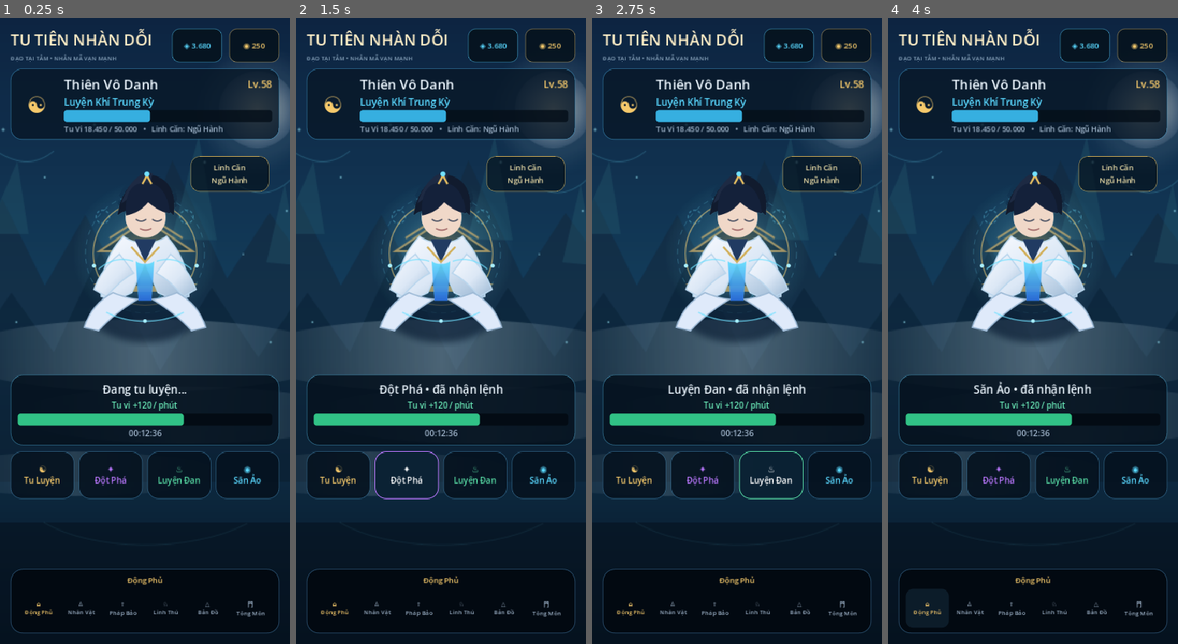
Above: before the commit, frames 1-4 (left to right).
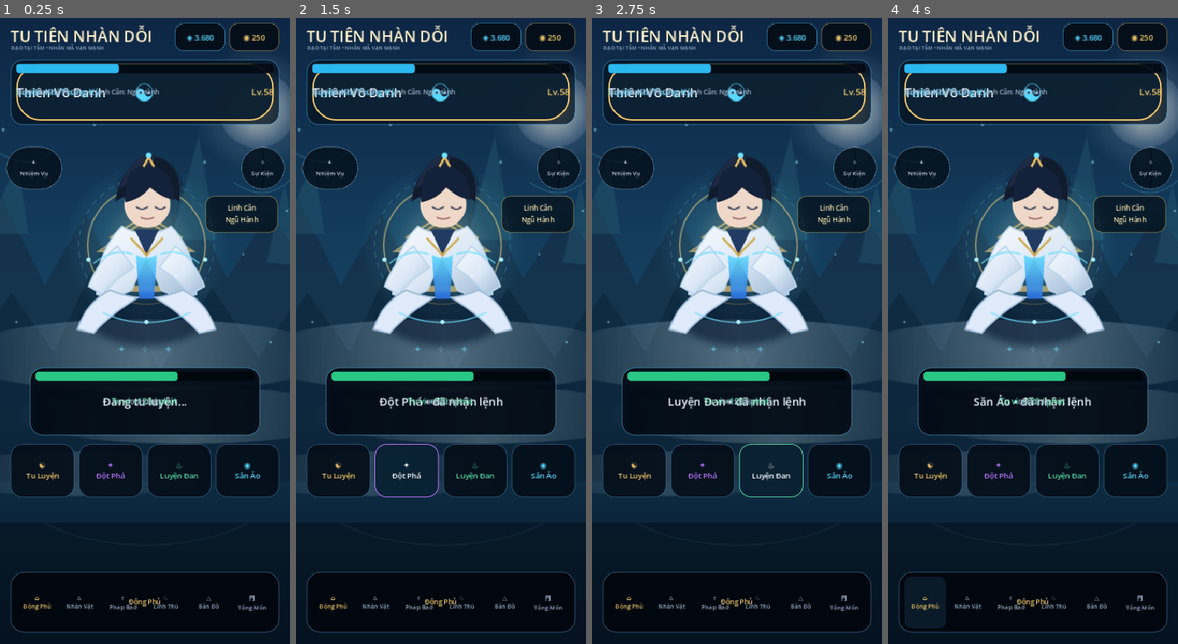
Above: after the commit, the same moments.

Repository: vuanhtuan161094-byte/tutiennhandoi
Game: Godot game, scene res://scenes/main/main.tscn
Same seed, same stepped clock (60 frames per second), same inputs: the game is played once before the commit and once after it.
Inputs:
- Up to frame 1 (0.25 s): no input
- Up to frame 2 (1.5 s): click "☯ Tu Luyện" at 0.5 s; click "✦ Đột Phá" at 1.25 s
- Up to frame 3 (2.75 s): click "♨ Luyện Đan" at 2 s
- Up to frame 4 (4 s): click "◉ Săn Ảo" at 2.75 s; click "⌂ Động Phủ" at 3.5 s

The runs differ from the first frame. In frame 1, 25% of the frame differs, in the area x 1-99%, y 0-99%; in frame 2, 26%; in frame 3, 26%; in frame 4, 26%.

Commit message:
ui(godot): rebuild home as portrait overlay composition

Diff:
--- a/godot/scripts/main/main.gd
+++ b/godot/scripts/main/main.gd
@@ -4,13 +4,11 @@
 const CULTIVATOR := preload("res://art/generated/home_cultivator_v1.svg")
 
 const GOLD := Color("f5c96b")
-const GOLD_DIM := Color("b88b45")
 const CYAN := Color("59d8ff")
 const MINT := Color("68e6b5")
 const TEXT := Color("edf7ff")
 const MUTED := Color("9eb3c9")
-const INK := Color("061321")
-const PANEL := Color(0.018, 0.055, 0.10, 0.86)
+const PANEL := Color(0.012, 0.045, 0.085, 0.82)
 
 var status_label: Label
 var route_label: Label
@@ -32,158 +30,161 @@
 
 	var veil := ColorRect.new()
 	veil.set_anchors_and_offsets_preset(Control.PRESET_FULL_RECT)
-	veil.color = Color(0.01, 0.04, 0.08, 0.18)
+	veil.color = Color(0.0, 0.025, 0.055, 0.10)
 	veil.mouse_filter = Control.MOUSE_FILTER_IGNORE
 	add_child(veil)
 
-	var safe := MarginContainer.new()
-	safe.set_anchors_and_offsets_preset(Control.PRESET_FULL_RECT)
-	safe.add_theme_constant_override("margin_left", 14)
-	safe.add_theme_constant_override("margin_right", 14)
-	safe.add_theme_constant_override("margin_top", 16)
-	safe.add_theme_constant_override("margin_bottom", 14)
-	add_child(safe)
-
-	var page := VBoxContainer.new()
-	page.add_theme_constant_override("separation", 8)
-	safe.add_child(page)
-
-	page.add_child(_top_bar())
-	page.add_child(_hero_card())
-	page.add_child(_stage())
-	page.add_child(_cultivation_card())
-	page.add_child(_action_row())
-
-	var flex := Control.new()
-	flex.size_flags_vertical = Control.SIZE_EXPAND_FILL
-	page.add_child(flex)
-	page.add_child(_nav())
-
-func _top_bar() -> Control:
-	var row := HBoxContainer.new()
-	row.custom_minimum_size = Vector2(0, 42)
-	row.add_theme_constant_override("separation", 9)
-
-	var brand := VBoxContainer.new()
-	brand.size_flags_horizontal = Control.SIZE_EXPAND_FILL
-	brand.add_child(_label("TU TIÊN NHÀN DỖI", 21, Color("fff0c8")))
-	brand.add_child(_label("ĐẠO TẠI TÂM • NHÂN MÃ VẠN MẠNH", 8, Color(0.72, 0.83, 0.92, 0.72)))
-	row.add_child(brand)
-
-	row.add_child(_resource_pill("◈ 3.680", CYAN))
-	row.add_child(_resource_pill("◉ 250", GOLD))
-	return row
-
-func _hero_card() -> Control:
-	var box := _glass_panel(Color(0.03, 0.09, 0.15, 0.80), 15, Color(0.25, 0.60, 0.78, 0.42))
-	var row := HBoxContainer.new()
-	row.add_theme_constant_override("separation", 10)
-
-	var portrait := Label.new()
-	portrait.text = "☯"
-	portrait.custom_minimum_size = Vector2(52, 52)
-	portrait.horizontal_alignment = HORIZONTAL_ALIGNMENT_CENTER
-	portrait.vertical_alignment = VERTICAL_ALIGNMENT_CENTER
-	portrait.add_theme_font_size_override("font_size", 30)
-	portrait.add_theme_color_override("font_color", GOLD)
-	row.add_child(portrait)
-
-	var data := VBoxContainer.new()
-	data.size_flags_horizontal = Control.SIZE_EXPAND_FILL
-	data.add_theme_constant_override("separation", 2)
-
-	var title := HBoxContainer.new()
-	var name := _label("Thiên Vô Danh", 18, TEXT)
-	name.size_flags_horizontal = Control.SIZE_EXPAND_FILL
-	title.add_child(name)
-	title.add_child(_label("Lv.58", 13, GOLD))
-	data.add_child(title)
-	data.add_child(_label("Luyện Khí Trung Kỳ", 13, CYAN))
+	_build_brand()
+	_build_profile()
+	_build_stage()
+	_build_cultivation()
+	_build_actions()
+	_build_nav()
+
+func _build_brand() -> void:
+	var title := _label("TU TIÊN NHÀN DỖI", 21, Color("fff1c9"))
+	title.position = Vector2(14, 11)
+	title.size = Vector2(215, 26)
+	add_child(title)
+
+	var sub := _label("ĐẠO TẠI TÂM • NHÂN MÃ VẠN MẠNH", 7, Color(0.75, 0.86, 0.94, 0.72))
+	sub.position = Vector2(15, 37)
+	sub.size = Vector2(205, 12)
+	add_child(sub)
+
+	var jade := _resource_pill("◈ 3.680", CYAN)
+	jade.position = Vector2(235, 9)
+	jade.size = Vector2(68, 38)
+	add_child(jade)
+
+	var coin := _resource_pill("◉ 250", GOLD)
+	coin.position = Vector2(308, 9)
+	coin.size = Vector2(68, 38)
+	add_child(coin)
+
+func _build_profile() -> void:
+	var box := _glass_panel(Color(0.02, 0.075, 0.125, 0.77), 16, Color(0.28, 0.67, 0.88, 0.46))
+	box.position = Vector2(14, 58)
+	box.size = Vector2(362, 88)
+	add_child(box)
+
+	var avatar := PanelContainer.new()
+	avatar.position = Vector2(10, 10)
+	avatar.size = Vector2(62, 62)
+	avatar.add_theme_stylebox_override("panel", _flat(Color(0.05, 0.13, 0.20, 0.95), 31, GOLD, 2))
+	var avatar_label := _label("☯", 32, CYAN)
+	avatar_label.horizontal_alignment = HORIZONTAL_ALIGNMENT_CENTER
+	avatar_label.vertical_alignment = VERTICAL_ALIGNMENT_CENTER
+	avatar.add_child(avatar_label)
+	box.add_child(avatar)
+
+	var name := _label("Thiên Vô Danh", 17, TEXT)
+	name.position = Vector2(82, 9)
+	name.size = Vector2(200, 22)
+	box.add_child(name)
+
+	var lv := _label("Lv.58", 12, GOLD)
+	lv.position = Vector2(300, 10)
+	lv.size = Vector2(48, 20)
+	lv.horizontal_alignment = HORIZONTAL_ALIGNMENT_RIGHT
+	box.add_child(lv)
+
+	var realm := _label("Luyện Khí Trung Kỳ", 12, CYAN)
+	realm.position = Vector2(82, 30)
+	realm.size = Vector2(180, 18)
+	box.add_child(realm)
 
 	var p := ProgressBar.new()
+	p.position = Vector2(82, 51)
+	p.size = Vector2(266, 9)
 	p.max_value = 50000
 	p.value = 18450
 	p.show_percentage = false
-	p.custom_minimum_size = Vector2(0, 8)
-	p.add_theme_stylebox_override("background", _flat(Color(0.02, 0.06, 0.10, 0.85), 4))
-	p.add_theme_stylebox_override("fill", _flat(Color(0.22, 0.72, 0.92, 0.95), 4))
-	data.add_child(p)
-	data.add_child(_label("Tu Vi 18.450 / 50.000   •   Linh Căn: Ngũ Hành", 10, MUTED))
-	row.add_child(data)
-
-	box.add_child(row)
-	return box
-
-func _stage() -> Control:
-	var stage := Control.new()
-	stage.custom_minimum_size = Vector2(0, 300)
-	stage.clip_contents = false
-
-	var halo := Label.new()
-	halo.text = "◌     ✦     ◌\n\n\n      ✧"
-	halo.set_anchors_preset(Control.PRESET_FULL_RECT)
-	halo.horizontal_alignment = HORIZONTAL_ALIGNMENT_CENTER
-	halo.vertical_alignment = VERTICAL_ALIGNMENT_CENTER
-	halo.add_theme_font_size_override("font_size", 25)
-	halo.add_theme_color_override("font_color", Color(0.42, 0.88, 1.0, 0.40))
-	halo.mouse_filter = Control.MOUSE_FILTER_IGNORE
-	stage.add_child(halo)
-
-	var center := CenterContainer.new()
-	center.set_anchors_and_offsets_preset(Control.PRESET_FULL_RECT)
-	center.mouse_filter = Control.MOUSE_FILTER_IGNORE
+	p.add_theme_stylebox_override("background", _flat(Color(0.01, 0.04, 0.075, 0.95), 4))
+	p.add_theme_stylebox_override("fill", _flat(Color(0.17, 0.72, 0.94, 1.0), 4))
+	box.add_child(p)
+
+	var meta := _label("Tu Vi 18.450 / 50.000   •   Linh Căn: Ngũ Hành", 9, MUTED)
+	meta.position = Vector2(82, 65)
+	meta.size = Vector2(270, 15)
+	box.add_child(meta)
+
+func _build_stage() -> void:
 	var hero := TextureRect.new()
 	hero.texture = CULTIVATOR
-	hero.custom_minimum_size = Vector2(220, 282)
+	hero.position = Vector2(72, 151)
+	hero.size = Vector2(246, 326)
 	hero.expand_mode = TextureRect.EXPAND_IGNORE_SIZE
 	hero.stretch_mode = TextureRect.STRETCH_KEEP_ASPECT_CENTERED
 	hero.mouse_filter = Control.MOUSE_FILTER_IGNORE
-	center.add_child(hero)
-	stage.add_child(center)
-
-	var realm := _glass_panel(Color(0.02, 0.07, 0.11, 0.70), 12, Color(0.87, 0.70, 0.32, 0.45))
-	realm.set_anchors_preset(Control.PRESET_TOP_RIGHT)
-	realm.position = Vector2(-120, 14)
-	realm.size = Vector2(106, 48)
-	var realm_text := _label("Linh Căn\nNgũ Hành", 10, Color("e9dba6"))
-	realm_text.horizontal_alignment = HORIZONTAL_ALIGNMENT_CENTER
-	realm.add_child(realm_text)
-	stage.add_child(realm)
-
-	return stage
-
-func _cultivation_card() -> Control:
-	var box := _glass_panel(Color(0.02, 0.07, 0.12, 0.88), 16, Color(0.26, 0.58, 0.72, 0.46))
-	var col := VBoxContainer.new()
-	col.add_theme_constant_override("separation", 3)
+	add_child(hero)
+
+	var left_note := _side_chip("✦\nNhiệm Vụ")
+	left_note.position = Vector2(8, 175)
+	left_note.size = Vector2(58, 58)
+	add_child(left_note)
+
+	var right_note := _side_chip("✧\nSự Kiện")
+	right_note.position = Vector2(324, 175)
+	right_note.size = Vector2(58, 58)
+	add_child(right_note)
+
+	var root_chip := _glass_panel(Color(0.015, 0.06, 0.095, 0.72), 12, Color(0.83, 0.69, 0.32, 0.44))
+	root_chip.position = Vector2(276, 241)
+	root_chip.size = Vector2(98, 50)
+	var root_text := _label("Linh Căn\nNgũ Hành", 9, Color("f0dfaa"))
+	root_text.horizontal_alignment = HORIZONTAL_ALIGNMENT_CENTER
+	root_text.vertical_alignment = VERTICAL_ALIGNMENT_CENTER
+	root_chip.add_child(root_text)
+	add_child(root_chip)
+
+	var aura_text := _label("✦      ✧      ✦", 13, Color(0.43, 0.88, 1.0, 0.55))
+	aura_text.position = Vector2(110, 438)
+	aura_text.size = Vector2(170, 18)
+	aura_text.horizontal_alignment = HORIZONTAL_ALIGNMENT_CENTER
+	add_child(aura_text)
+
+func _build_cultivation() -> void:
+	var box := _glass_panel(Color(0.008, 0.038, 0.073, 0.90), 17, Color(0.28, 0.62, 0.80, 0.52))
+	box.position = Vector2(40, 472)
+	box.size = Vector2(310, 92)
+	add_child(box)
 
 	status_label = _label("Đang tu luyện...", 15, TEXT)
+	status_label.position = Vector2(12, 9)
+	status_label.size = Vector2(286, 20)
 	status_label.horizontal_alignment = HORIZONTAL_ALIGNMENT_CENTER
-	col.add_child(status_label)
+	box.add_child(status_label)
 
 	var rate := _label("Tu vi +120 / phút", 11, MINT)
+	rate.position = Vector2(12, 30)
+	rate.size = Vector2(286, 16)
 	rate.horizontal_alignment = HORIZONTAL_ALIGNMENT_CENTER
-	col.add_child(rate)
+	box.add_child(rate)
 
 	var p := ProgressBar.new()
+	p.position = Vector2(14, 52)
+	p.size = Vector2(282, 8)
 	p.max_value = 100
 	p.value = 63
 	p.show_percentage = false
-	p.custom_minimum_size = Vector2(0, 7)
-	p.add_theme_stylebox_override("background", _flat(Color(0.01, 0.04, 0.07, 0.9), 4))
-	p.add_theme_stylebox_override("fill", _flat(Color(0.20, 0.80, 0.55, 0.95), 4))
-	col.add_child(p)
-
-	var time := _label("00:12:36", 11, MUTED)
+	p.add_theme_stylebox_override("background", _flat(Color(0.0, 0.025, 0.05, 0.94), 4))
+	p.add_theme_stylebox_override("fill", _flat(Color(0.16, 0.78, 0.52, 1.0), 4))
+	box.add_child(p)
+
+	var time := _label("00:12:36", 10, MUTED)
+	time.position = Vector2(12, 66)
+	time.size = Vector2(286, 15)
 	time.horizontal_alignment = HORIZONTAL_ALIGNMENT_CENTER
-	col.add_child(time)
-
-	box.add_child(col)
-	return box
-
-func _action_row() -> Control:
+	box.add_child(time)
+
+func _build_actions() -> void:
 	var row := HBoxContainer.new()
+	row.position = Vector2(14, 575)
+	row.size = Vector2(362, 72)
 	row.add_theme_constant_override("separation", 6)
+	add_child(row)
+
 	for data in [
 		["☯", "Tu Luyện", &"cultivate", GOLD],
 		["✦", "Đột Phá", &"breakthrough", Color("bb77ff")],
@@ -193,28 +194,34 @@
 		var b := Button.new()
 		b.text = "%s\n%s" % [data[0], data[1]]
 		b.size_flags_horizontal = Control.SIZE_EXPAND_FILL
-		b.custom_minimum_size = Vector2(0, 64)
-		b.add_theme_font_size_override("font_size", 11)
+		b.custom_minimum_size = Vector2(0, 72)
+		b.add_theme_font_size_override("font_size", 10)
 		b.add_theme_color_override("font_color", data[3])
 		b.add_theme_color_override("font_hover_color", Color.WHITE)
-		b.add_theme_stylebox_override("normal", _flat(Color(0.02, 0.07, 0.12, 0.90), 14, Color(0.18, 0.37, 0.50, 0.72), 1))
-		b.add_theme_stylebox_override("hover", _flat(Color(0.04, 0.13, 0.20, 0.96), 14, data[3], 1))
-		b.add_theme_stylebox_override("pressed", _flat(Color(0.03, 0.09, 0.15, 1.0), 14, GOLD, 2))
+		b.add_theme_stylebox_override("normal", _flat(Color(0.015, 0.055, 0.095, 0.92), 15, Color(0.18, 0.37, 0.50, 0.72), 1))
+		b.add_theme_stylebox_override("hover", _flat(Color(0.035, 0.13, 0.20, 0.98), 15, data[3], 1))
+		b.add_theme_stylebox_override("pressed", _flat(Color(0.025, 0.09, 0.15, 1.0), 15, GOLD, 2))
 		b.pressed.connect(AppState.request_cultivation_action.bind(data[2]))
 		row.add_child(b)
-	return row
-
-func _nav() -> Control:
-	var box := _glass_panel(Color(0.01, 0.035, 0.065, 0.96), 16, Color(0.22, 0.40, 0.55, 0.55))
-	var col := VBoxContainer.new()
-	col.add_theme_constant_override("separation", 5)
-
-	route_label = _label("Động Phủ", 10, GOLD)
+
+func _build_nav() -> void:
+	var box := _glass_panel(Color(0.005, 0.028, 0.055, 0.97), 18, Color(0.23, 0.43, 0.58, 0.62))
+	box.position = Vector2(14, 747)
+	box.size = Vector2(362, 82)
+	add_child(box)
+
+	route_label = _label("Động Phủ", 9, GOLD)
+	route_label.position = Vector2(12, 5)
+	route_label.size = Vector2(338, 15)
 	route_label.horizontal_alignment = HORIZONTAL_ALIGNMENT_CENTER
-	col.add_child(route_label)
+	box.add_child(route_label)
 
 	var row := HBoxContainer.new()
+	row.position = Vector2(8, 24)
+	row.size = Vector2(346, 50)
 	row.add_theme_constant_override("separation", 1)
+	box.add_child(row)
+
 	for data in [
 		["⌂", "Động Phủ", &"home"], ["♙", "Nhân Vật", &"character"],
 		["†", "Pháp Bảo", &"artifacts"], ["♘", "Linh Thú", &"pets"],
@@ -223,24 +230,27 @@
 		var b := Button.new()
 		b.text = "%s\n%s" % [data[0], data[1]]
 		b.size_flags_horizontal = Control.SIZE_EXPAND_FILL
-		b.custom_minimum_size = Vector2(0, 52)
+		b.custom_minimum_size = Vector2(0, 48)
 		b.add_theme_font_size_override("font_size", 8)
 		b.add_theme_stylebox_override("normal", StyleBoxEmpty.new())
-		b.add_theme_stylebox_override("hover", _flat(Color(0.06, 0.13, 0.19, 0.78), 10))
+		b.add_theme_stylebox_override("hover", _flat(Color(0.05, 0.12, 0.18, 0.80), 10))
 		b.add_theme_color_override("font_color", GOLD if data[2] == &"home" else MUTED)
 		b.add_theme_color_override("font_hover_color", GOLD)
 		b.pressed.connect(AppState.request_route.bind(data[2]))
 		nav_buttons[data[2]] = b
 		row.add_child(b)
 
-	col.add_child(row)
-	box.add_child(col)
+func _resource_pill(value: String, accent: Color) -> Control:
+	var box := _glass_panel(Color(0.012, 0.05, 0.085, 0.90), 11, Color(accent, 0.30))
+	var l := _label(value, 10, accent)
+	l.horizontal_alignment = HORIZONTAL_ALIGNMENT_CENTER
+	l.vertical_alignment = VERTICAL_ALIGNMENT_CENTER
+	box.add_child(l)
 	return box
 
-func _resource_pill(value: String, accent: Color) -> Control:
-	var box := _glass_panel(Color(0.02, 0.07, 0.11, 0.88), 10, Color(accent, 0.28))
-	box.custom_minimum_size = Vector2(68, 31)
-	var l := _label(value, 10, accent)
+func _side_chip(value: String) -> Control:
+	var box := _glass_panel(Color(0.012, 0.05, 0.085, 0.76), 29, Color(0.52, 0.72, 0.82, 0.36))
+	var l := _label(value, 8, Color(0.90, 0.95, 1.0, 0.88))
 	l.horizontal_alignment = HORIZONTAL_ALIGNMENT_CENTER
 	l.vertical_alignment = VERTICAL_ALIGNMENT_CENTER
 	box.add_child(l)
@@ -263,10 +273,10 @@
 	s.border_width_top = border_width
 	s.border_width_right = border_width
 	s.border_width_bottom = border_width
-	s.content_margin_left = 10
-	s.content_margin_right = 10
-	s.content_margin_top = 8
-	s.content_margin_bottom = 8
+	s.content_margin_left = 8
+	s.content_margin_right = 8
+	s.content_margin_top = 6
+	s.content_margin_bottom = 6
 	return s
 
 func _label(value: String, size: int, color: Color) -> Label:
@@ -283,8 +293,8 @@
 	}
 	route_label.text = names.get(route_id, String(route_id))
 	for id in nav_buttons:
-		var b: Button = nav_buttons[id]
-		b.add_theme_color_override("font_color", GOLD if id == route_id else MUTED)
+		var button: Button = nav_buttons[id]
+		button.add_theme_color_override("font_color", GOLD if id == route_id else MUTED)
 
 func _on_action(action_id: StringName) -> void:
 	var names := {
